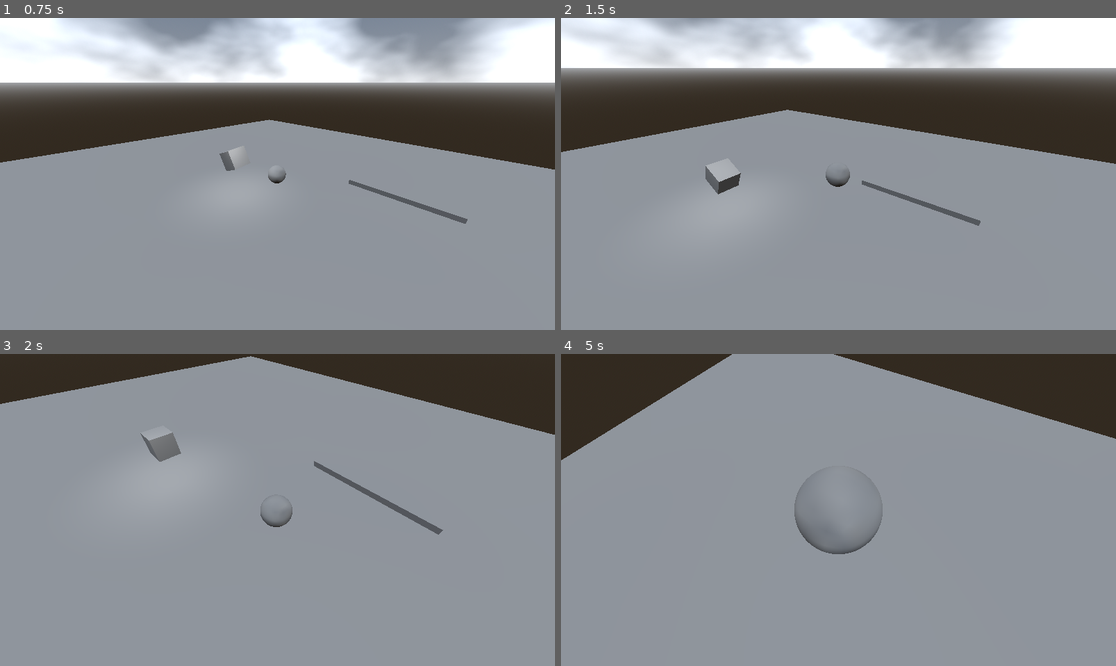
Above: before the commit, frames 1-4 (two rows, left to right).
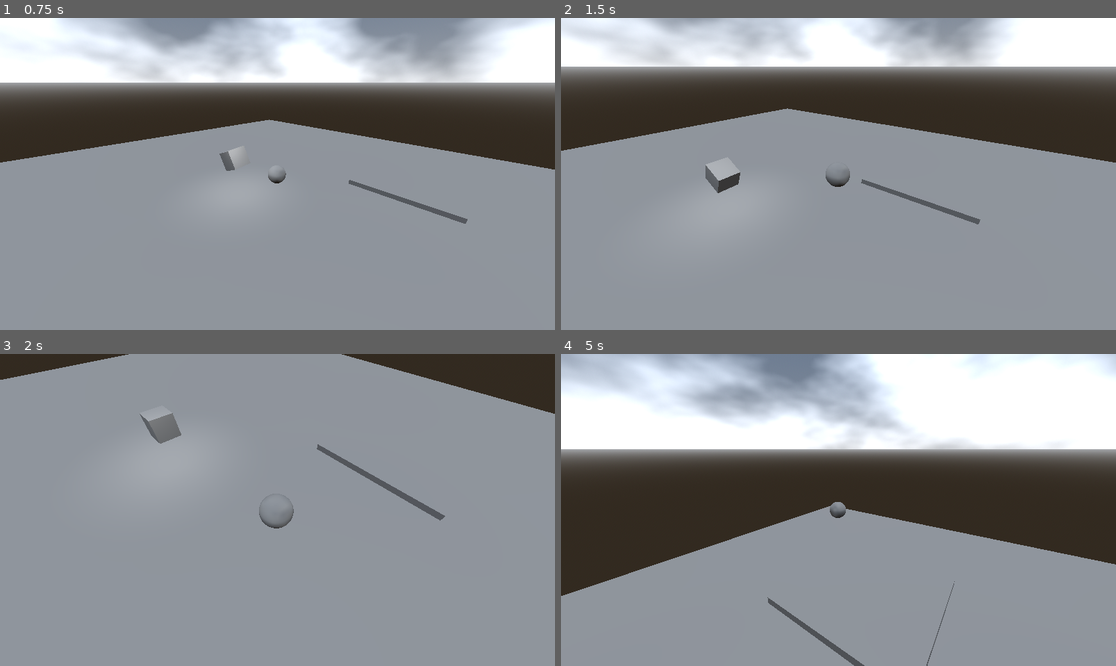
Above: after the commit, the same moments.

Repository: sjgillGit/GWJ-68
Game: Godot game, scene res://Scenes/3d_move_template.tscn
The game is run twice, just before and just after one commit, with the same random seed, the same clock (stepped at 60 frames per second) and the same inputs. The project has no main scene, so this scene is started directly.
Inputs:
- Up to frame 1 (0.75 s): hold D (move_right) from 0.53 s (still down); tap Shift (move_sprint) at 0.6 s
- Up to frame 2 (1.5 s): tap Space (move_jump) at 0.77 s; release D (move_right) at 1.28 s; hold S (move_down) from 1.28 s (still down); tap Shift (move_sprint) at 1.35 s
- Up to frame 3 (2 s): keep holding S (move_down); tap Space (move_jump) at 1.52 s
- Up to frame 4 (5 s): release S (move_down) at 2.03 s; hold D (move_right) 2.03-2.78 s; tap Shift (move_sprint) every 0.75 s from 2.1 to 4.35 s; hold W (move_up) 2.78-3.53 s; tap Space (move_jump) at 3.02, 3.77, 4.52 s; hold A (move_left) from 3.53 s (still down)

Frame 1 is identical in both runs. In frame 2, 1.1% of the frame differs, in the area x 0-100%, y 15-67%; in frame 3, 8.0%; in frame 4, 60%, in the area x 0-100%, y 0-100%.

Commit message:
Player_Movement removed the "slowdown" as player gets close to the camera. Now there's a "can't go under camera" type thing... Not sure if this is fixable with simple maths. Might have to work around during placement in level, or implement a more complicated input tracking system

Diff:
--- a/Scripts/player.gd
+++ b/Scripts/player.gd
@@ -33,14 +33,51 @@
 
 func calculate_final_direction(camera):
 	var input_dir = Input.get_vector("move_left", "move_right", "move_up", "move_down")
-	var direction = (transform.basis * Vector3(input_dir.x, 0, input_dir.y)).normalized()
+	var input_flat = Vector3(input_dir.x, 0, input_dir.y)
+	var input_flatter = Vector2(input_dir.x, input_dir.y)
 
-	if camera != null && camera.is_player_movement_adjusted:
-		var camera_basis = camera.get_global_transform().basis
-		#var camera_angle = camera_basis.z
-		direction = (camera_basis * direction).normalized()
 
-	return direction
+	#print(camera.get_global_transform().basis.x)
+
+	if camera != null || camera.is_player_movement_adjusted:
+		var camera_vector_flat: Vector3 = camera.get_global_transform().basis.x
+		var camera_vector_flatter = Vector2(camera_vector_flat.x, camera_vector_flat.z)
+
+
+
+		#print(camera_vector_flatter)
+
+		#input_flat = input_flat.dot(camera_vector_flat)
+
+		var camera_angle_rads_3 = Vector3(1,0,0).angle_to(camera_vector_flat)
+		var camera_angle_rads_2 = Vector2(1,0).angle_to(camera_vector_flatter)
+
+		# input_flat = input_flat.rotated(Vector3(0,1,0), camera_angle_rads_3)
+
+		#print (camera_angle_rads_3)
+		#print (camera_angle_rads_2)
+
+		input_flatter = input_flatter.rotated(camera_angle_rads_2)
+		input_flat = Vector3(input_flatter.x, 0, input_flatter.y)
+
+
+
+	#	return (transform.basis * input_flat).normalized()
+	#else:
+	#	return (camera.get_global_transform().basis * input_flat).normalized()
+
+	#	var camera_basis = camera.get_global_transform().basis
+	#	var camera_angle = camera_basis.z
+
+		#print(camera_angle)
+
+		# var rotated = direction.rotated(Vector3(0,1,0), rads)
+
+		# direction = (camera_basis * direction).normalized()
+
+	# return direction
+
+	return (transform.basis * input_flat).normalized()
 
 func modify_speed_for_sprint():
 	if Input.is_action_just_pressed("move_sprint"):
